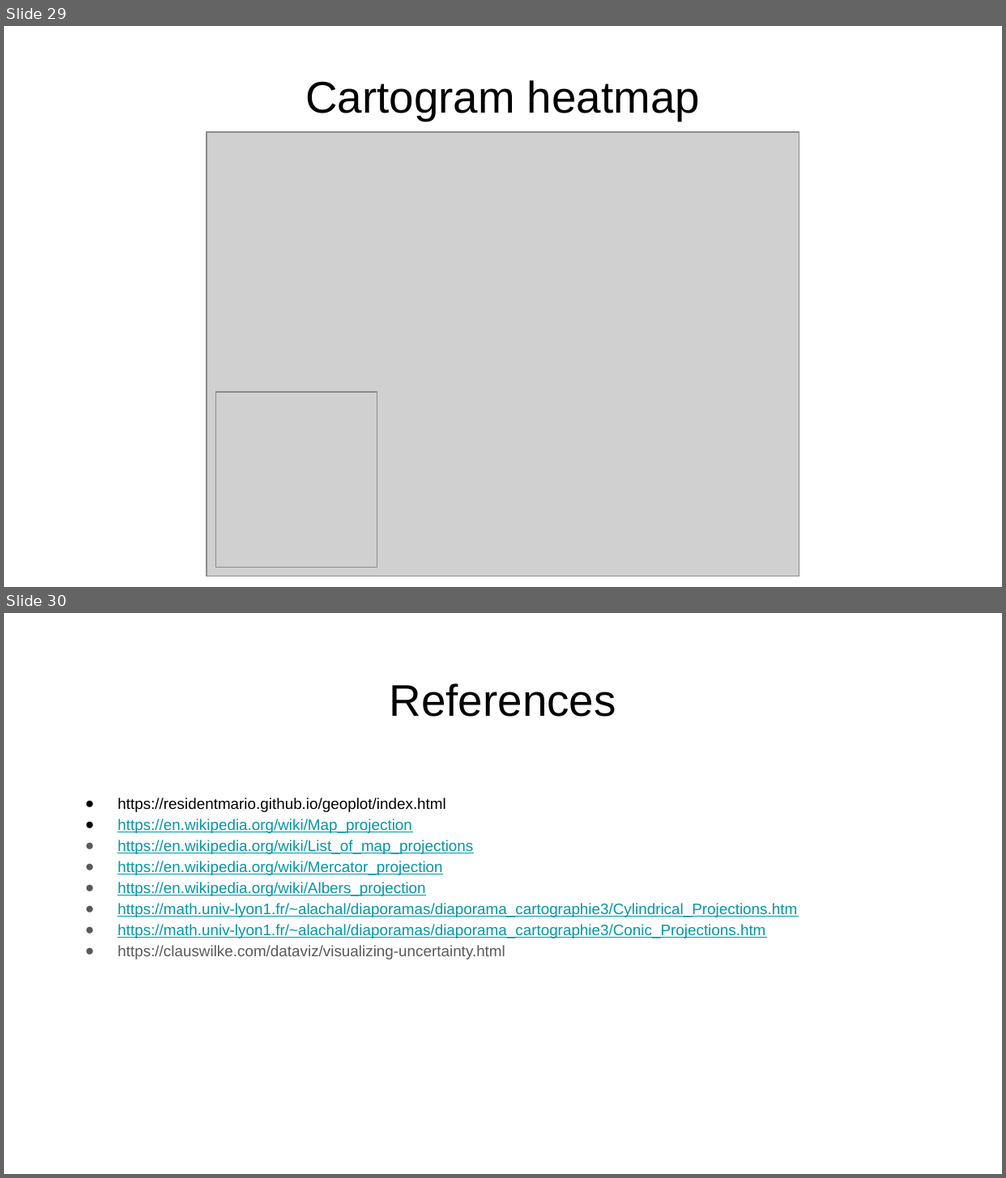
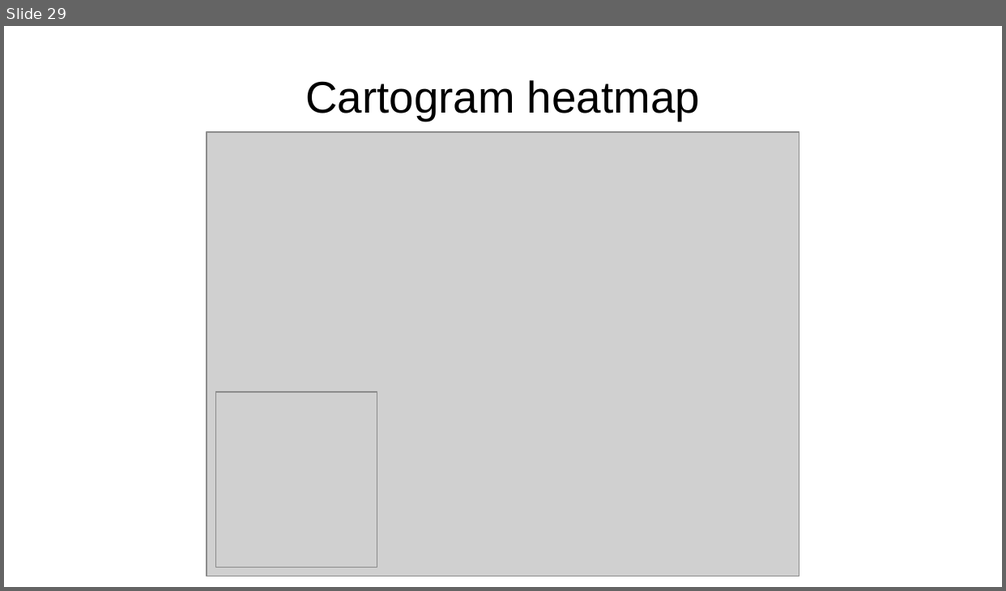
Before and after one commit to OgrodowskiJedrzej/Intro-To-Data-Science-Notebooks, a slide deck: Data Visualization pt. 3/Data Visualization pt. 3.pptx. Shown one above the other, each under a label of ours: slides 29 and 30 before the commit, slide 29 after it. The pictures are 1006x1178 and 1006x591 pixels, drawn with LibreOffice and Linux fonts; fonts in the diff are those of the drawing; grey boxes stand for pictures. Boxes give left, top, right and bottom in pixels: in the first picture for what was removed or moved away, otherwise in the second. Text is boxed around its words. In the diff, an @@ line names an element or a change of style, - is before the commit and + after.

Commit message:
Rewrite references to more readable format

```diff
--- a/Data Visualization pt. 3/Data Visualization pt. 3.pptx
+++ b/Data Visualization pt. 3/Data Visualization pt. 3.pptx
@@ slide 30 removed at [4,613,1002,1174], background #FFFFFF @@
@@ title removed at [390,683,616,717] @@
-References
@@ text removed at [117,798,797,960] @@
-● https://residentmario.github.io/geoplot/index.html
-● https://en.wikipedia.org/wiki/Map_projection
-● https://en.wikipedia.org/wiki/List_of_map_projections
-● https://en.wikipedia.org/wiki/Mercator_projection
-● https://en.wikipedia.org/wiki/Albers_projection
-● https://math.univ-lyon1.fr/~alachal/diaporamas/diaporama_cartographie3/Cylindrical_Projections.htm
-● https://math.univ-lyon1.fr/~alachal/diaporamas/diaporama_cartographie3/Conic_Projections.htm
-● https://clauswilke.com/dataviz/visualizing-uncertainty.html
```
Also in this commit, not shown: 1 slide added, 6 other files.
